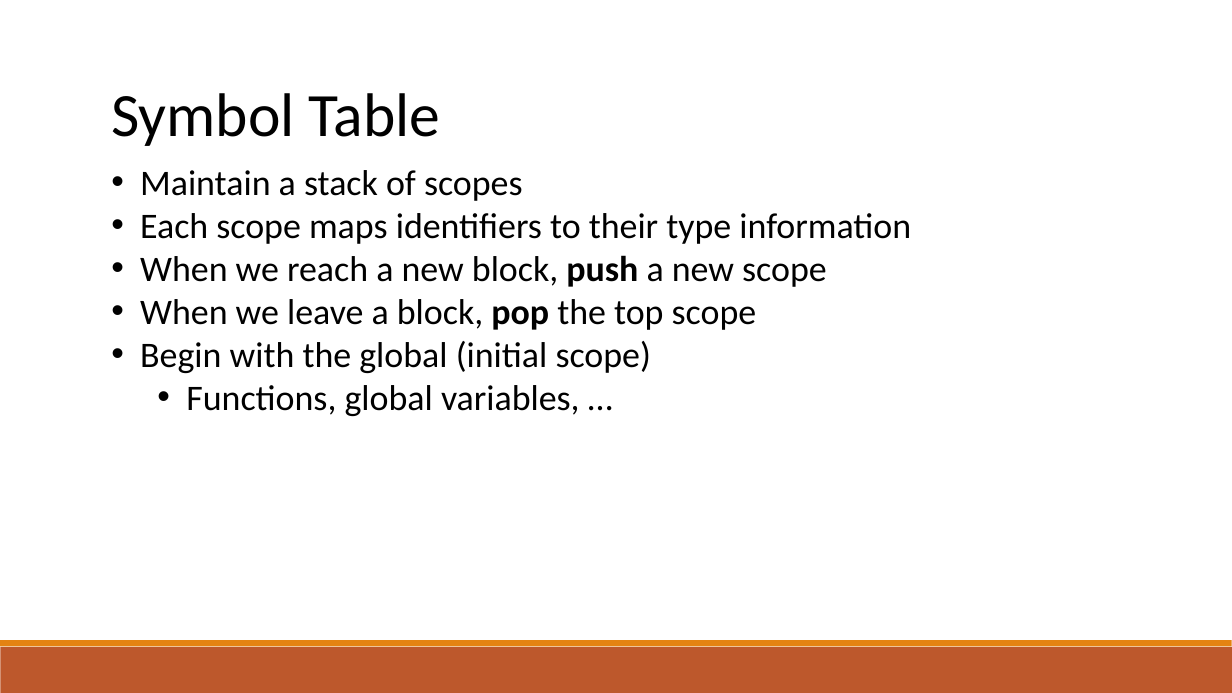
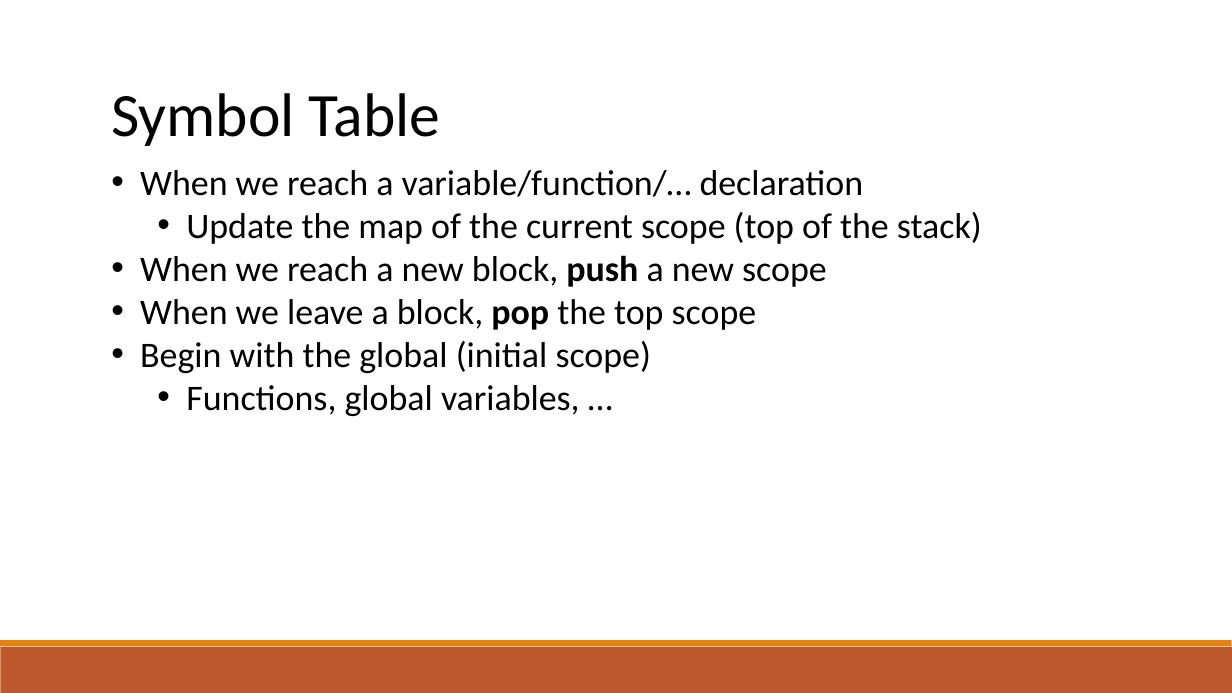
Before and after one commit to raghadzeidan/COMPILATION_TAU_FOR_STUDENTS, a slide deck: slide 4 of new_slides/semantic.pptx (slide 3 before the commit). Drawn at 1232x693 pixels with LibreOffice and Linux fonts; fonts in the diff are those of the drawing. Boxes give left, top, right and bottom in pixels: in the first picture for what was removed or moved away, otherwise in the second. Text is boxed around its words. In the diff, an @@ line names an element or a change of style, - is before the commit and + after.

```diff
--- a/new_slides/semantic.pptx
+++ b/new_slides/semantic.pptx
@@ text at box(140, 170, 982, 244): text changed @@
-• Maintain a stack of scopes
-• Each scope maps identifiers to their type information
+• When we reach a variable/function/… declaration
+  • Update the map of the current scope (top of the stack)
```
Also in this commit, not shown: 22 other slides changed, 27 slides added, 1 other file.
